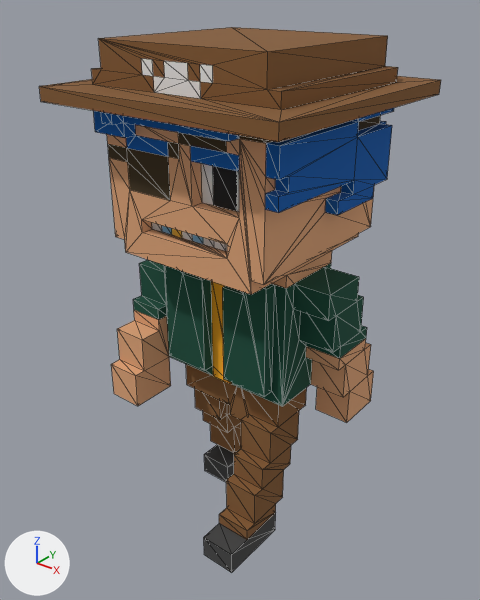
A saved change to the OBJ model Assets/Models/Pirates/pirate3_walk2.obj.
The view is the same before and after, from a 50 mm camera at (3.0, -3.72, 4.37) aimed at (-0.04, 0.08, 2.01). Arrows for +X, +Y and +Z are at lower left; the lights stay in place. Mesh edges are drawn as thin lines. Where no turn or scale is listed for an object, it has been applied to the vertices. Vertices at the same position are counted once.

Script lines for the objects in view, before the commit:
```python
me_untitled = bpy.data.meshes.new('Untitled')
me_untitled.from_pydata(...)  # 479 vertices, 962 faces; spans x -1.0..1.0, y -0.9..1.1, z 0.0..4.0
me_untitled.materials.append(mat_palette)  # picture img_pirate3_walk2_png
ob_untitled = bpy.data.objects.new('Untitled', me_untitled)
ob_untitled.location = (0.0, 0.0, 0.0)
```
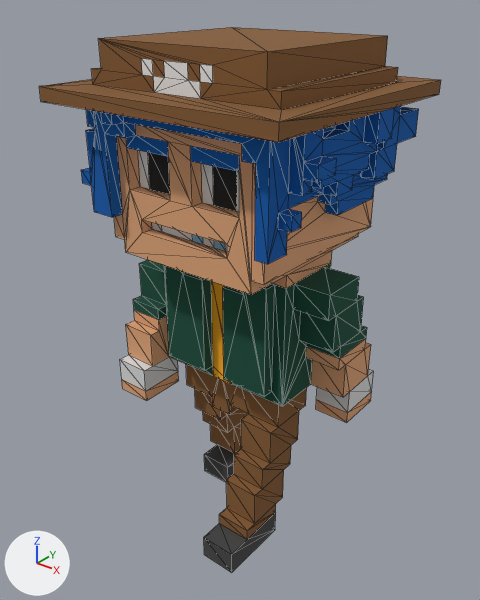
Commit message: new pirate models

Diff of the bpy script that builds the scene:
```diff
--- a/Assets/Models/Pirates/pirate3_walk2.obj.py
+++ b/Assets/Models/Pirates/pirate3_walk2.obj.py
@@ me_untitled @@
 # used by ob_untitled; location = (0.0, 0.0, 0.0)
-me_untitled.from_pydata(...)  # 479 vertices, 962 faces; spans x -1.0..1.0, y -0.9..1.1, z 0.0..4.0
+me_untitled.from_pydata(...)  # 660 vertices, 1322 faces; spans x -1.0..1.0, y -0.9..1.1, z 0.0..4.0
+# me_untitled part 1: 2 vertices moved from x -0.5..0.7, y -0.6..0.3, z 3.0..3.2 to x -0.5..0.8, y -0.5..0.0, z 3.0; 67 vertices removed from x -0.9..0.8, y -0.7..0.9, z 2.7..3.6; 235 vertices added at x -1.0..1.0, y -0.7..1.1, z 2.8..3.6
+# me_untitled part 2: 3 vertices moved from x -0.9..-0.6, y -0.6..-0.2, z 1.1 to x -0.9..-0.6, y -0.5..-0.4, z 1.1..1.4; 10 vertices removed from x -0.9..0.2, y -0.6..0.3, z 1.0..1.7; 23 vertices added at x -0.9..0.9, y -0.5..0.7, z 1.0..1.7
+# me_untitled part 3: 5 kept faces spanning x -0.5..0.9, y -0.6..0.7, z 1.4..3.0 get new texture (UV) coordinates
 me_untitled.materials.append(mat_palette)
```

Changed parts and their boxes (x1, y1, x2, y2) in the pictures (480 x 600 px; the box of a moved part takes in the faces that stretch with it):
part 1 of me_untitled, built on: before (107, 108, 394, 285); after (81, 94, 439, 285)
part 2 of me_untitled, moved or reshaped: before (111, 320, 249, 420); after (120, 320, 374, 423)
part 3 of me_untitled, surface changed: before (128, 163, 373, 376); after (131, 187, 373, 376)
